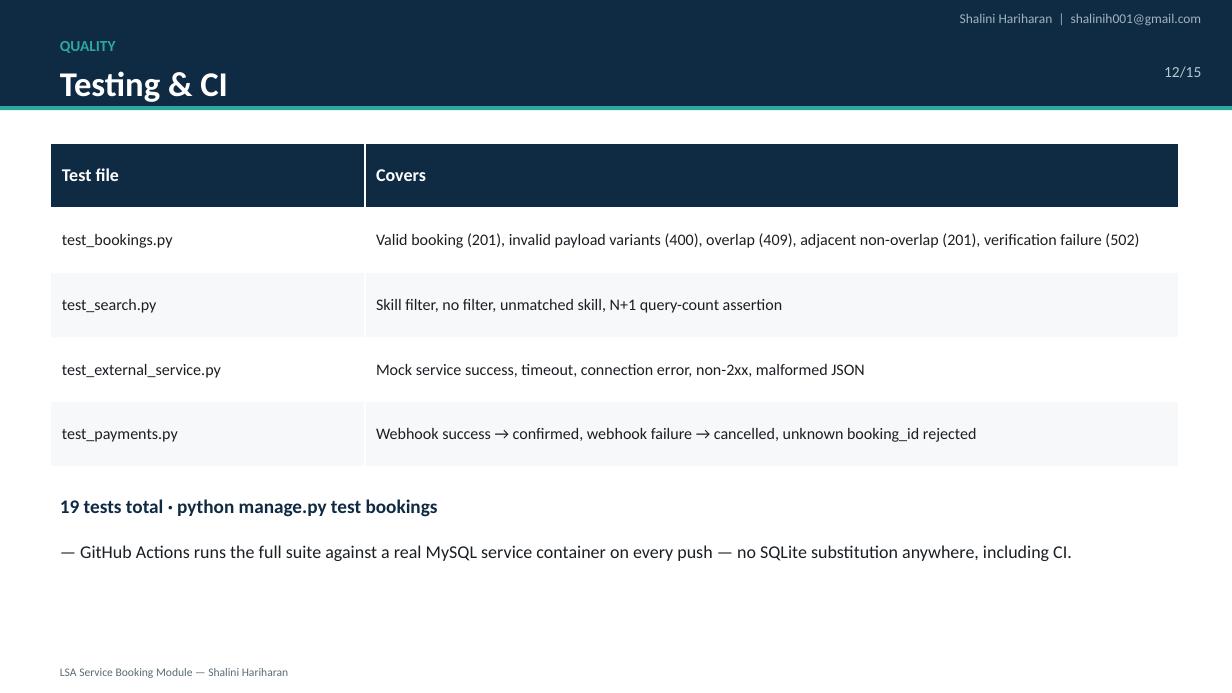
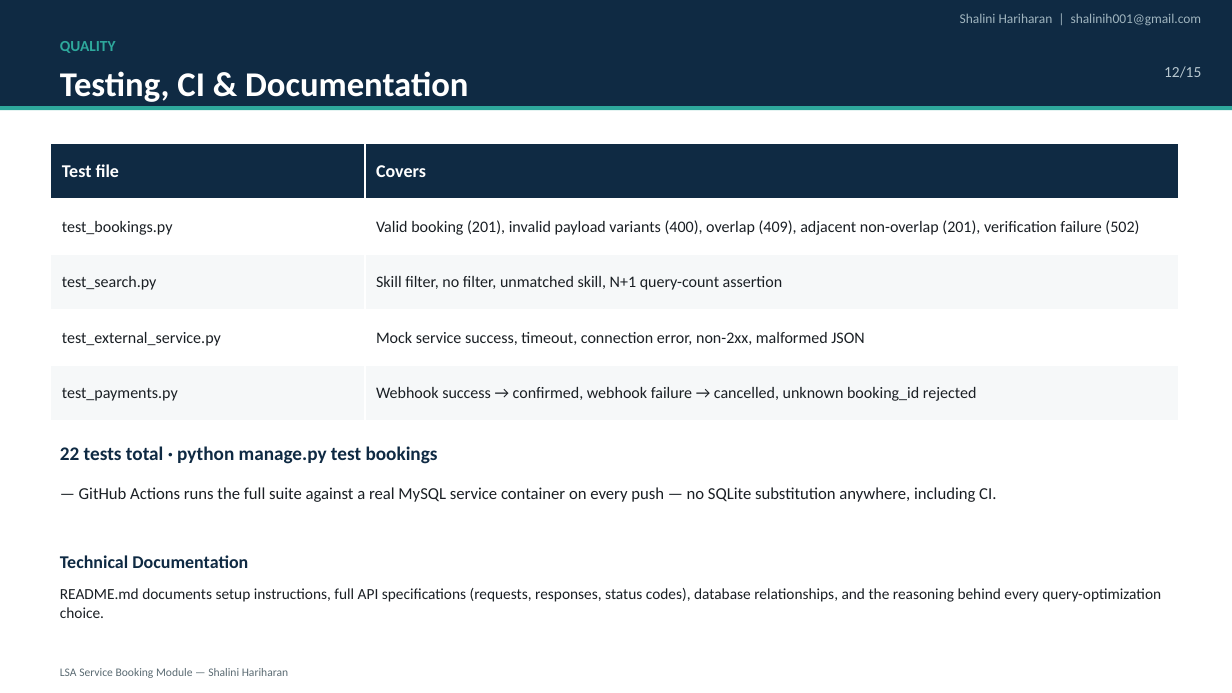
Before and after one commit to Shalini0107/lsa_booking, a slide deck: slide 12 of LSA_Booking_Presentation.pptx. Drawn at 1232x693 pixels with LibreOffice and Linux fonts; fonts in the diff are those of the drawing. Boxes give left, top, right and bottom in pixels: in the first picture for what was removed or moved away, otherwise in the second. Text is boxed around its words. In the diff, an @@ line names an element or a change of style, - is before the commit and + after.

Commit message:
Update presentation deck with Technical Documentation slide; remove SRS doc
Folded a Technical Documentation section into the Testing & CI slide
(renamed Testing, CI & Documentation) to cover a required task from
the hiring project brief that the deck was missing, while staying
within the 15-slide cap. Also corrected the stale test count (19 -> 22).

```diff
--- a/LSA_Booking_Presentation.pptx
+++ b/LSA_Booking_Presentation.pptx
@@ text at box(60, 71, 468, 102): text changed @@
-Testing & CI
+Testing, CI & Documentation
@@ table: place and size @@
-table at box(51, 143, 1178, 467)
+table at box(51, 143, 1178, 421)
@@ text at box(60, 446, 438, 464): text changed @@
-19 tests total · python manage.py test bookings
+22 tests total · python manage.py test bookings
@@ text "— GitHub Actions runs the ...": place and size @@
-text "— GitHub Actions runs the ..." at box(80, 545, 1072, 561)
+text "— GitHub Actions runs the ..." at box(79, 487, 996, 502)
@@ text "— GitHub Actions runs the ..." at box(79, 487, 996, 502): size 14 to 13 pt; less space between paragraphs @@
@@ text added at box(60, 555, 248, 568), 14 pt, text #0F2A43, bold @@
+Technical Documentation
@@ text added at box(60, 588, 1161, 618), 12 pt, text #1A1F24 @@
+README.md documents setup instructions, full API specifications (requests, responses, status codes), database relationships, and the reasoning behind every query-optimization choice.
```
Also in this commit, not shown: 1 other file.
